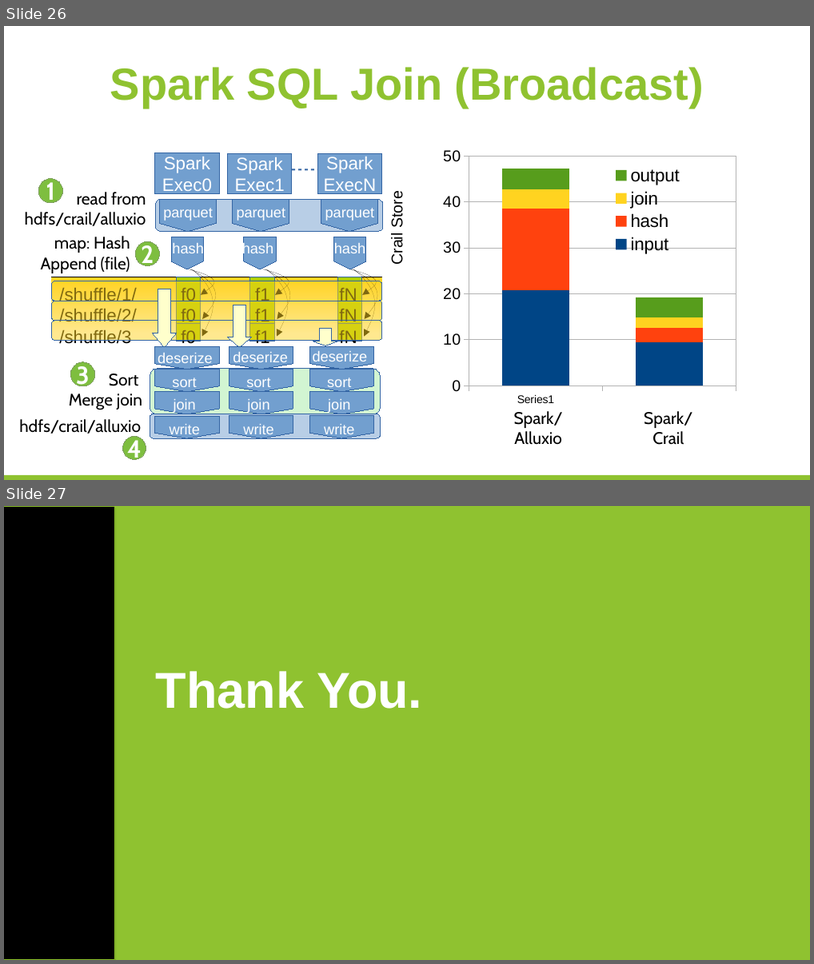
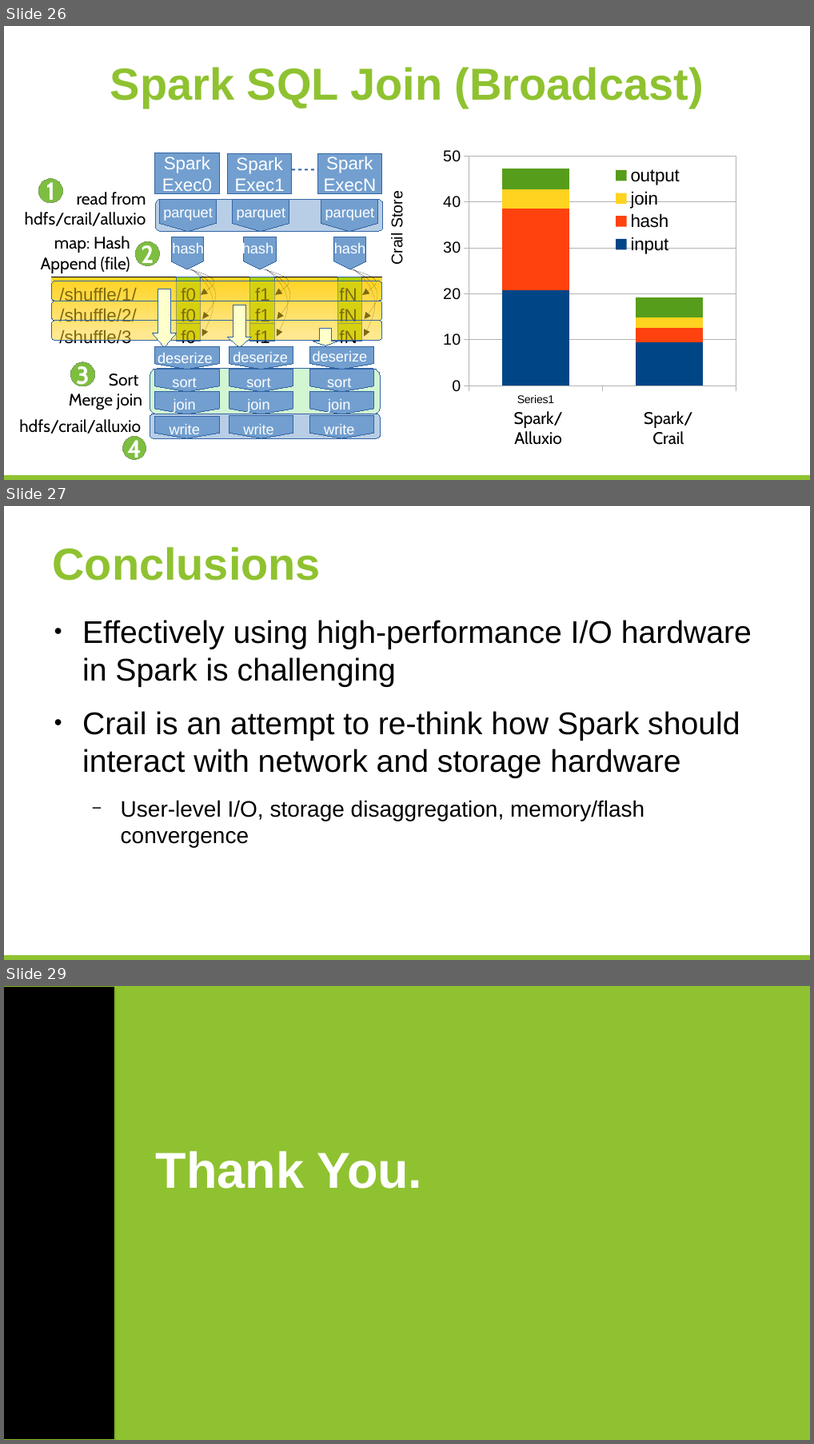
Before and after one commit to huangyibo/spark-summit-17, a slide deck: template.odp. Shown one above the other, each under a label of ours: slides 26 and 27 before the commit, slides 26, 27 and 29 after it; the slides between them are not shown. The pictures are 814x964 and 814x1444 pixels, drawn with LibreOffice and Linux fonts; fonts in the diff are those of the drawing; background and template pictures are left out. Boxes give left, top, right and bottom in pixels: in the first picture for what was removed or moved away, otherwise in the second. Text is boxed around its words. In the diff, an @@ line names an element or a change of style, - is before the commit and + after.

```diff
--- a/template.odp
+++ b/template.odp
@@ slide 27 added at (4, 506, 810, 960), background #FFFFFF; not listed: 1 template element that a slide beside it also shows @@
@@ title added at (52, 547, 321, 580), 40 pt, text #8FC230, bold @@
+Conclusions
@@ text added at (82, 620, 752, 848), 28 pt, text #000000 @@
+● Effectively using high-performance I/O hardware in Spark is challenging
+● Crail is an attempt to re-think how Spark should interact with network and storage hardware
+  − User-level I/O, storage disaggregation, memory/flash convergence
@@ what was slide 27 is now slide 29 @@
```
Also in this commit, not shown: 3 slides changed, 1 other slide added, 1 other file.
